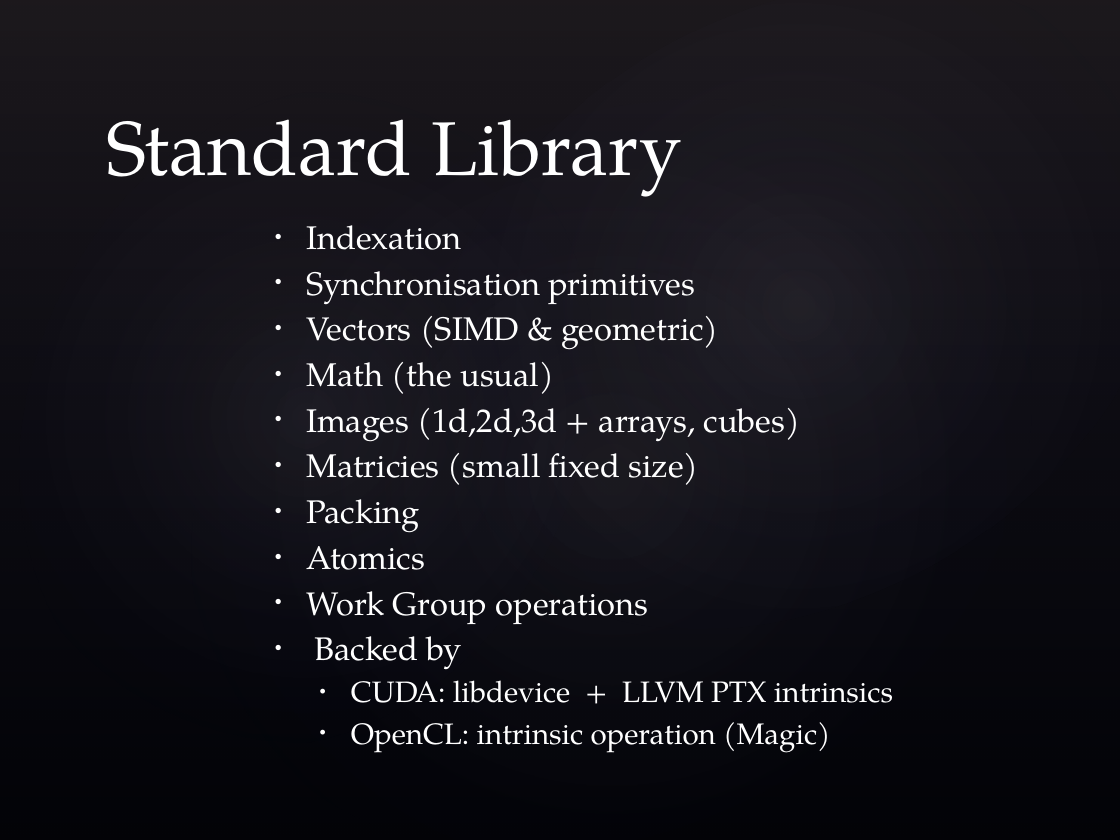
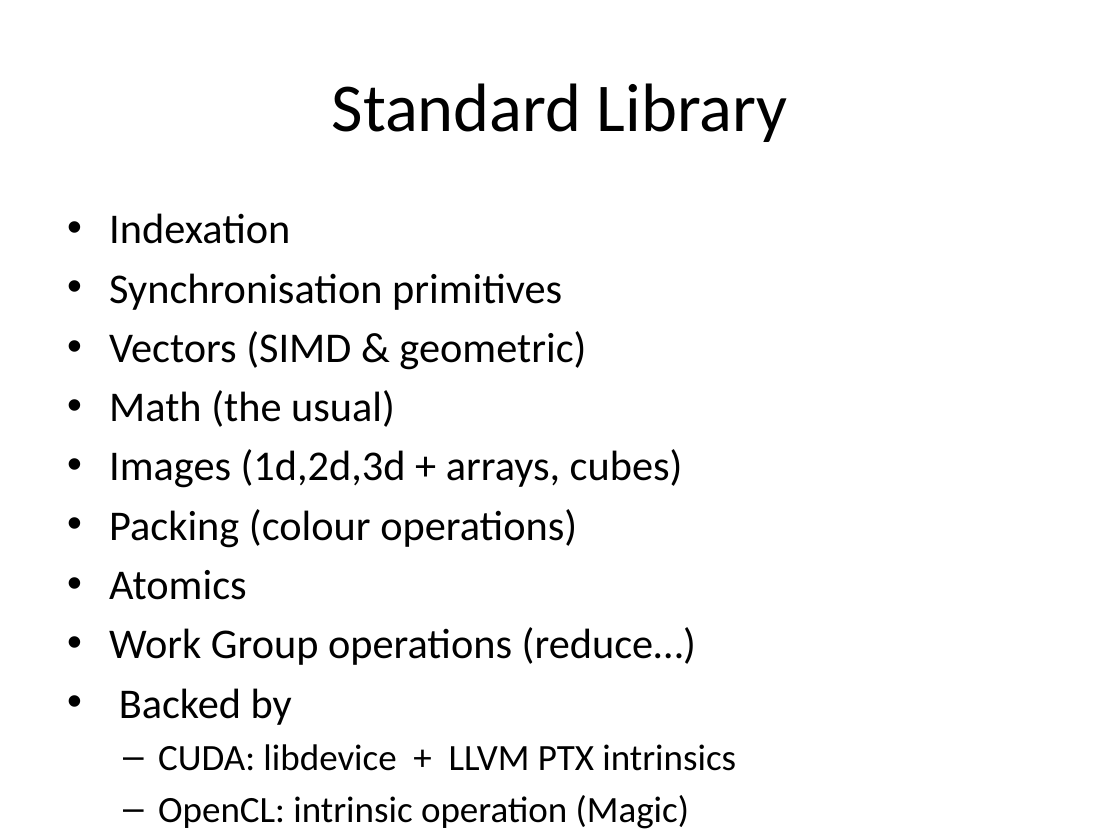
Before and after one commit to dlang/dconf.org, a slide deck: slide 16 of 2017/talks/wilson.pptx (slide 15 before the commit). Drawn at 1120x840 pixels with LibreOffice and Linux fonts; fonts in the diff are those of the drawing; background and template pictures are left out. Boxes give left, top, right and bottom in pixels: in the first picture for what was removed or moved away, otherwise in the second. Text is boxed around its words. In the diff, an @@ line names an element or a change of style, - is before the commit and + after.

```diff
--- a/2017/talks/wilson.pptx
+++ b/2017/talks/wilson.pptx
@@ background picture (left out) to #FFFFFF @@
@@ rectangle removed at bbox=[0, 0, 1120, 840] @@
@@ ellipse removed at bbox=[0, 0, 696, 840] @@
@@ ellipse removed at bbox=[51, 0, 1120, 840] @@
@@ ellipse removed at bbox=[307, 0, 1120, 761] @@
@@ title "Standard Library": place and size @@
-title "Standard Library" at bbox=[106, 119, 682, 197]
+title "Standard Library" at bbox=[332, 83, 788, 142]
@@ title "Standard Library" at bbox=[332, 83, 788, 142]: size 49 to 44 pt, font TeX Gyre Pagella to Calibri, text colour #FFFFFF to #000000; alignment left to centre; vertical alignment bottom to middle @@
@@ text "Indexation": place and size @@
-text "Indexation" at bbox=[306, 225, 893, 753]
+text "Indexation" at bbox=[109, 213, 736, 829]
@@ text "Indexation" at bbox=[109, 213, 736, 829]: vertical alignment middle to top @@
@@ text at bbox=[109, 213, 736, 829]: size 21 to 27.2 pt in "Indexation", "Synchronisation primitives", "Vectors (SIMD & geometric)", "Math (the usual)" and 3 more places; font TeX Gyre Pagella to Calibri, text colour #FFFFFF to #000000 in "Indexation", "Synchronisation primitives", "Vectors (SIMD & geometric)", "Math (the usual)" and 5 more places; size 19 to 23.8 pt in "CUDA: libdevice + LLVM PTX intrinsics", "OpenCL: intrinsic operation (Magic)"; indent changed; more space between paragraphs; bullet • to – @@
@@ text at bbox=[109, 509, 577, 548]: text changed; size 21 to 27.2 pt; font TeX Gyre Pagella to Calibri; text colour #FFFFFF to #000000 @@
-• Matricies (small fixed size)
-• Packing
+• Packing (colour operations)
@@ text at bbox=[109, 627, 696, 665]: text changed; size 21 to 27.2 pt; font TeX Gyre Pagella to Calibri; text colour #FFFFFF to #000000 @@
-• Work Group operations
+• Work Group operations (reduce…)
```
Also in this commit, not shown: 21 other slides changed, 3 slides added, 7 slides removed, 1 other file.
